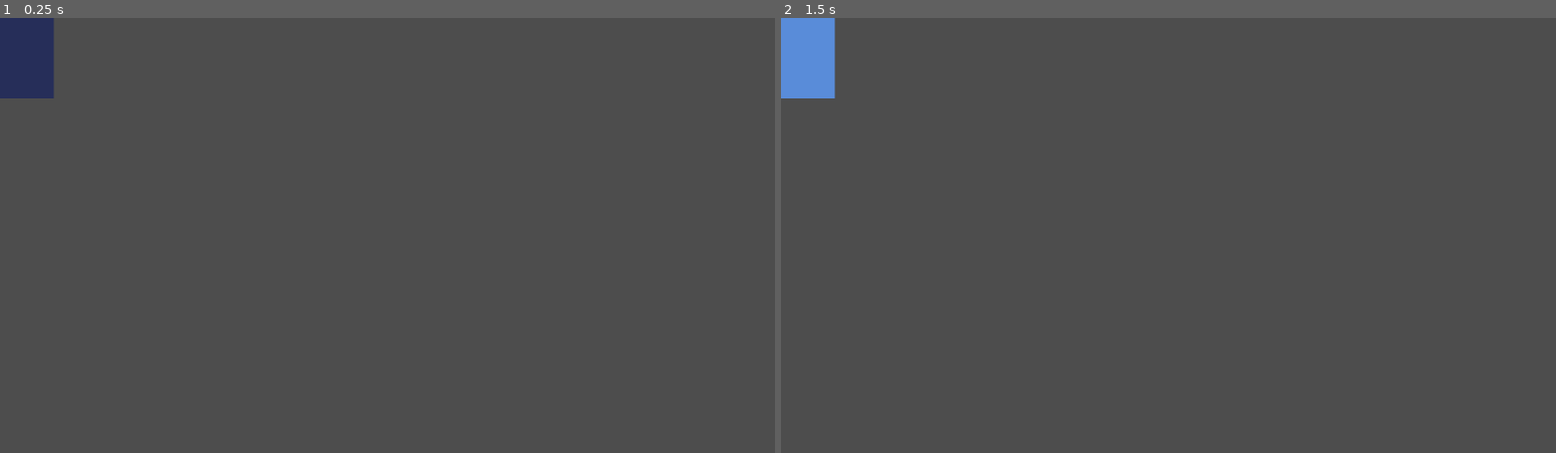
Above: before the commit, frames 1-2 (left to right).
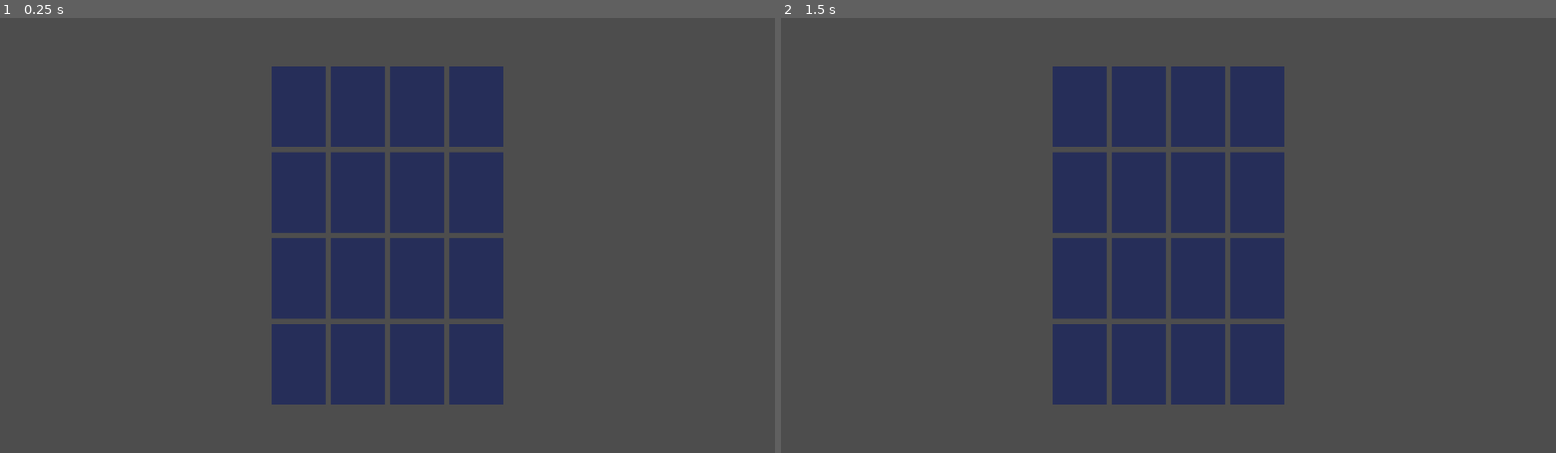
Above: after the commit, the same moments.

Repository: StephenWong-GIT/Card_Memory_Match
Game: Godot game, scene res://scenes/Game.tscn
Two runs of this game, one before a commit and one after it. Both use one fixed random seed, a clock stepped at 60 frames per second and the inputs below. Before the commit the project starts from res://scenes/Card.tscn.
Inputs (mouse positions are in pixels of both pictures, inside the frame that each line leads up to):
- Up to frame 1 (0.25 s): no input
- Up to frame 2 (1.5 s): tap Enter at 0.5 s; drag from (804, 57) to (1246, 139) at 0.52 s; tap Space at 1.25 s; drag from (1013, 257) to (1129, 322) at 1.27 s

The runs differ from the first frame. In frame 1, 22% of the frame differs, in the area x 0-65%, y 0-89%; in frame 2, 22%.

Commit message:
Phase 2: Game board (16 cards, 4x4 grid, tests).
Add Game.tscn with CenterContainer/GridContainer, game.gd deck/shuffle/setup_board, pair_id on cards, test_game.gd, and set main scene to Game.tscn.

Co-authored-by: Cursor <cursoragent@cursor.com>

Diff:
--- a/project.godot
+++ b/project.godot
@@ -11,7 +11,7 @@
 [application]
 
 config/name="card-memory-match"
-run/main_scene="res://scenes/Card.tscn"
+run/main_scene="res://scenes/Game.tscn"
 config/features=PackedStringArray("4.6", "Forward Plus")
 config/icon="res://icon.svg"
 
--- /dev/null
+++ b/scenes/Game.tscn
@@ -0,0 +1,26 @@
+[gd_scene load_steps=2 format=3 uid="uid://c4gameboardm2p"]
+
+[ext_resource type="Script" path="res://scripts/game.gd" id="1_game"]
+
+[node name="Game" type="Control"]
+layout_mode = 3
+anchors_preset = 15
+anchor_right = 1.0
+anchor_bottom = 1.0
+grow_horizontal = 2
+grow_vertical = 2
+script = ExtResource("1_game")
+
+[node name="CenterContainer" type="CenterContainer" parent="."]
+layout_mode = 1
+anchors_preset = 15
+anchor_right = 1.0
+anchor_bottom = 1.0
+grow_horizontal = 2
+grow_vertical = 2
+
+[node name="GridContainer" type="GridContainer" parent="CenterContainer"]
+layout_mode = 2
+theme_override_constants/h_separation = 8
+theme_override_constants/v_separation = 8
+columns = 4
--- a/scripts/card.gd
+++ b/scripts/card.gd
@@ -11,6 +11,7 @@
 
 @onready var _face: ColorRect = $Face
 
+var pair_id: int = -1
 var _state: State = State.FACE_DOWN
 
 const COLOR_FACE_DOWN := Color(0.15, 0.18, 0.35)
--- /dev/null
+++ b/scripts/game.gd
@@ -0,0 +1,67 @@
+extends Control
+
+const PAIR_COUNT := 8
+const CARD_COUNT := 16
+
+@onready var _grid: GridContainer = $CenterContainer/GridContainer
+
+var _card_scene: PackedScene = preload("res://scenes/Card.tscn")
+var _rng := RandomNumberGenerator.new()
+
+
+func _ready() -> void:
+	_rng.randomize()
+	setup_board()
+
+
+func setup_board() -> void:
+	clear_board()
+	var deck := make_deck()
+	shuffle_deck(deck, _rng)
+	for pid in deck:
+		var card: Control = _card_scene.instantiate()
+		card.pair_id = pid
+		_grid.add_child(card)
+
+
+func clear_board() -> void:
+	for child in _grid.get_children():
+		child.queue_free()
+
+
+## Build [0,0,1,1,...,7,7] for unit tests and gameplay.
+static func make_deck() -> Array:
+	var deck: Array = []
+	for i in range(PAIR_COUNT):
+		deck.append(i)
+		deck.append(i)
+	return deck
+
+
+static func deck_is_valid(deck: Array) -> bool:
+	if deck.size() != CARD_COUNT:
+		return false
+	var counts := {}
+	for id in deck:
+		if typeof(id) != TYPE_INT:
+			return false
+		counts[id] = counts.get(id, 0) + 1
+	for i in PAIR_COUNT:
+		if counts.get(i, 0) != 2:
+			return false
+	return true
+
+
+static func shuffle_deck(deck: Array, rng: RandomNumberGenerator) -> void:
+	for i in range(deck.size() - 1, 0, -1):
+		var j := rng.randi_range(0, i)
+		var t = deck[i]
+		deck[i] = deck[j]
+		deck[j] = t
+
+
+func get_grid_pair_ids() -> Array:
+	var ids: Array = []
+	for child in _grid.get_children():
+		ids.append(child.pair_id)
+	return ids
--- /dev/null
+++ b/tests/test_game.gd
@@ -0,0 +1,60 @@
+extends GutTest
+
+const GameLogic = preload("res://scripts/game.gd")
+var _game_scene: PackedScene = preload("res://scenes/Game.tscn")
+
+
+func test_make_deck_has_sixteen_entries():
+	var deck: Array = GameLogic.make_deck()
+	assert_eq(deck.size(), 16)
+
+
+func test_make_deck_has_eight_distinct_pairs():
+	var deck: Array = GameLogic.make_deck()
+	assert_true(GameLogic.deck_is_valid(deck))
+
+
+func test_deck_is_valid_rejects_wrong_size():
+	var deck: Array = [0, 0, 1, 1]
+	assert_false(GameLogic.deck_is_valid(deck))
+
+
+func test_deck_is_valid_rejects_wrong_counts():
+	var deck: Array = GameLogic.make_deck()
+	deck[0] = 7
+	assert_false(GameLogic.deck_is_valid(deck))
+
+
+func test_seeded_shuffle_is_deterministic():
+	var rng := RandomNumberGenerator.new()
+	rng.seed = 42
+	var a: Array = GameLogic.make_deck()
+	GameLogic.shuffle_deck(a, rng)
+	rng.seed = 42
+	var b: Array = GameLogic.make_deck()
+	GameLogic.shuffle_deck(b, rng)
+	assert_eq(a, b)
+
+
+func test_shuffled_deck_still_valid():
+	var rng := RandomNumberGenerator.new()
+	rng.seed = 99
+	var deck: Array = GameLogic.make_deck()
+	GameLogic.shuffle_deck(deck, rng)
+	assert_true(GameLogic.deck_is_valid(deck))
+
+
+func test_game_scene_spawns_sixteen_cards():
+	var game: Control = _game_scene.instantiate()
+	add_child_autofree(game)
+	await get_tree().process_frame
+	var grid: GridContainer = game.get_node("CenterContainer/GridContainer")
+	assert_eq(grid.get_child_count(), 16)
+
+
+func test_game_grid_pair_ids_match_valid_deck():
+	var game: Control = _game_scene.instantiate()
+	add_child_autofree(game)
+	await get_tree().process_frame
+	var ids: Array = game.get_grid_pair_ids()
+	assert_true(GameLogic.deck_is_valid(ids))
